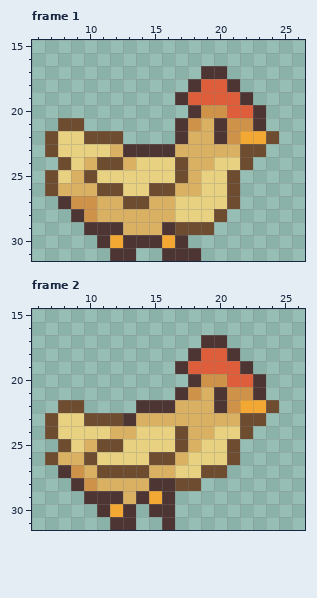
Two versions of one pixel-art file, ChickensAreDinosaurs - Unity Project/Assets/Sprites/Chicken/chickenJump.aseprite. That is the earlier state.
32x32 pixels, 3 frames. Shown: frame 1: x 6..26, y 15..31; frame 2: x 6..26, y 15..31.
Now the later version:
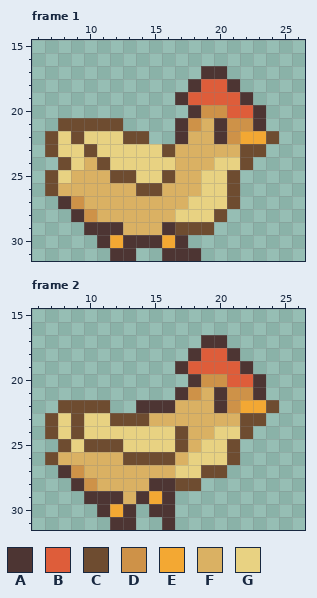
Palette (. is transparent): A #4d3533  B #de5d3a  C #6e4c30  D #ce9248  E #f3a833  F #dab163  G #e8d282
Commit: Double Jump animation
What changed:
{"where": "frame 1"}
{"frame":1,"y":21,"x":10,"old":"...","new":"CCC"}
{"frame":1,"y":22,"x":9,"old":"GCCC..","new":"CGGGCC"}
{"frame":1,"y":23,"x":10,"old":"G","new":"C"}
{"frame":1,"y":23,"x":12,"old":"FAAAA","new":"GGGGC"}
{"frame":1,"y":24,"x":12,"old":"CF","new":"GG"}
{"frame":1,"y":24,"x":17,"old":"C","new":"F"}
{"frame":1,"y":25,"x":10,"old":"CGGG","new":"FFCC"}
{"frame":1,"y":25,"x":16,"old":"GC","new":"CF"}
{"frame":1,"y":26,"x":11,"old":"CCGG","new":"FFFC"}
{"frame":1,"y":26,"x":16,"old":"C","new":"F"}
{"frame":1,"y":27,"x":10,"old":"D","new":"F"}
{"frame":1,"y":27,"x":13,"old":"CC","new":"FF"}
{"frame":1,"y":27,"x":17,"old":"G","new":"F"}
{"where": "frame 2"}
{"frame":2,"y":22,"x":10,"old":"..","new":"CC"}
{"frame":2,"y":23,"x":9,"old":"GCC","new":"CGG"}
{"frame":2,"y":23,"x":13,"old":"AF","new":"CC"}
{"frame":2,"y":24,"x":9,"old":"G","new":"C"}
{"frame":2,"y":24,"x":12,"old":"FF","new":"GG"}
{"frame":2,"y":25,"x":10,"old":"F","new":"C"}
{"frame":2,"y":26,"x":10,"old":"CGGGG","new":"FFFCC"}
{"frame":2,"y":27,"x":11,"old":"CCCC","new":"FFFF"}
{"label":"changed","picture_box":[71,118,188,209]}
{"label":"changed","picture_box":[71,400,149,478]}
